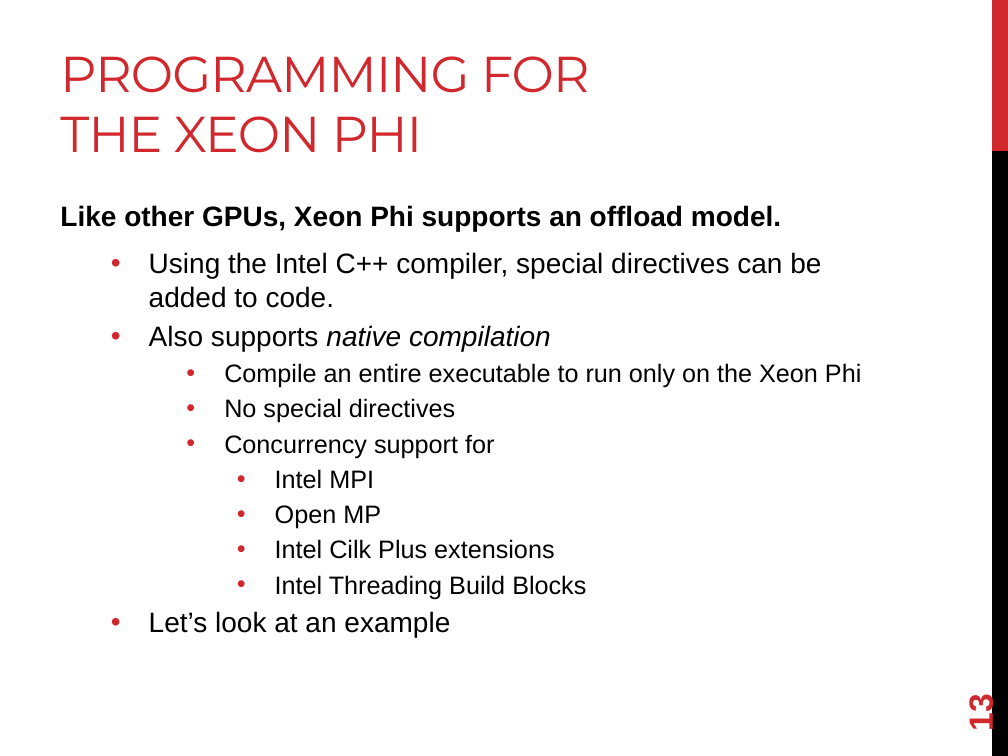
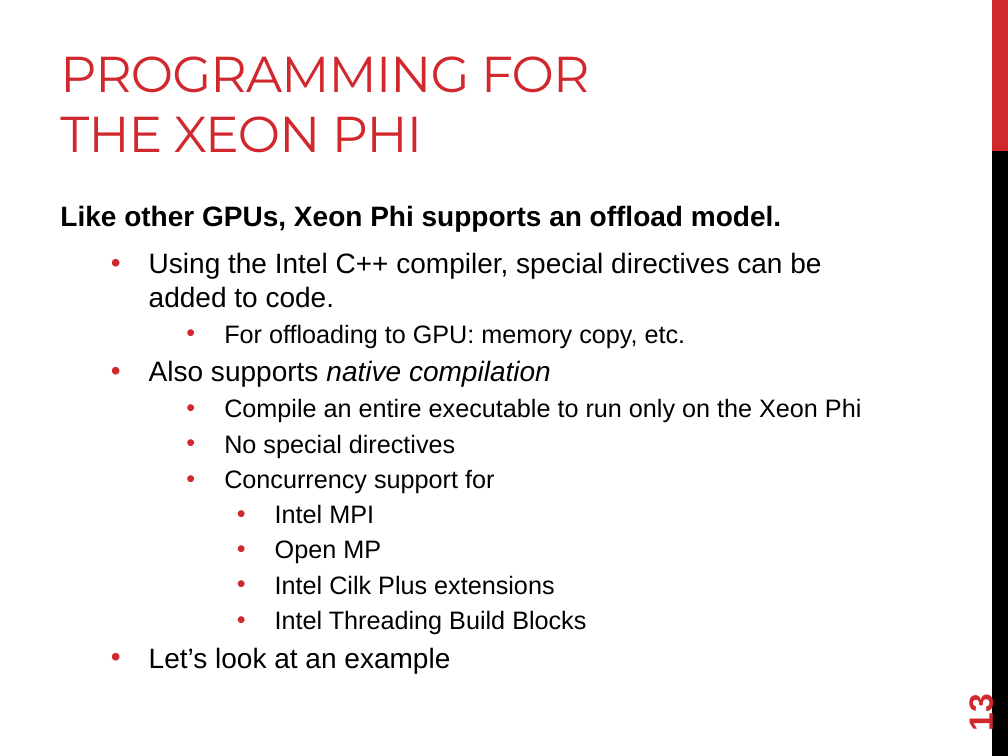
Before and after one commit to joshpeterson/DevelopingConcurrentSoftware, a slide deck: slide 13 of Lectures/Hybrid Concurrency/Hybrid Concurrency.pptx. Drawn at 1008x756 pixels with LibreOffice and Linux fonts; fonts in the diff are those of the drawing. Boxes give left, top, right and bottom in pixels: in the first picture for what was removed or moved away, otherwise in the second. Text is boxed around its words. In the diff, an @@ line names an element or a change of style, - is before the commit and + after.

```diff
--- a/Lectures/Hybrid Concurrency/Hybrid Concurrency.pptx
+++ b/Lectures/Hybrid Concurrency/Hybrid Concurrency.pptx
@@ text at [224,324,686,349]: paragraph added @@
+    • For offloading to GPU: memory copy, etc.
```
Also in this commit, not shown: 5 other slides changed, 33 other files.
